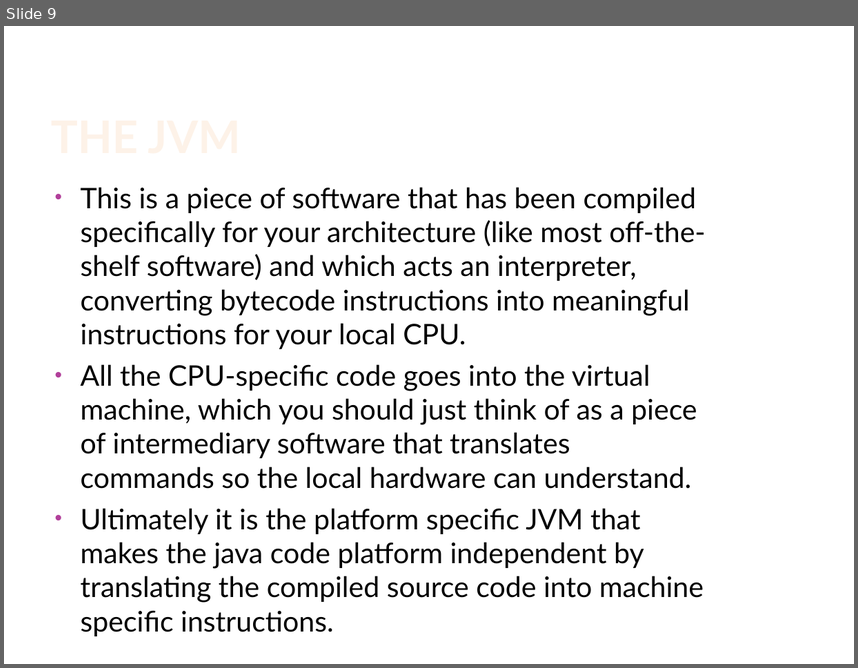
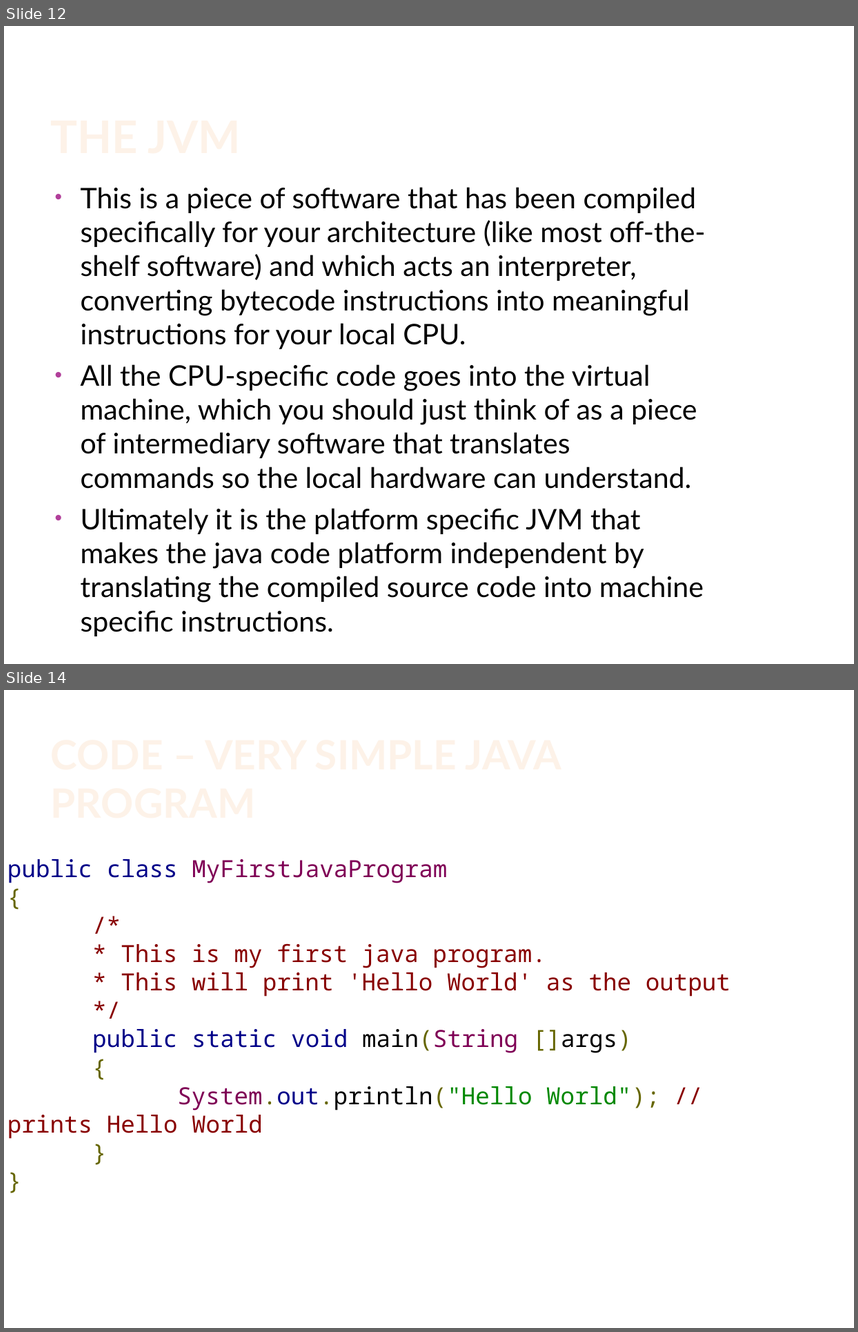
Before and after one commit to sanjeevir/all-my-resources, a slide deck: java/Object orientation.pptx. Shown one above the other, each under a label of ours: slide 9 before the commit, slides 12 and 14 after it; the slides between them are not shown. The pictures are 858x668 and 858x1332 pixels, drawn with LibreOffice and Linux fonts; fonts in the diff are those of the drawing; background and template pictures are left out. Boxes give left, top, right and bottom in pixels: in the first picture for what was removed or moved away, otherwise in the second. Text is boxed around its words. In the diff, an @@ line names an element or a change of style, - is before the commit and + after.

Commit message:
OOP concepts
Added few java examples and uml to OOP concepts

```diff
--- a/java/Object orientation.pptx
+++ b/java/Object orientation.pptx
@@ slide 14 added at (4, 690, 854, 1328), background #FFFFFF @@
@@ title added at (47, 720, 720, 826), 34.2 pt, text gradient #FEF7F1 to #FEF3E8 to #FBCF9C to #F9B94C, bold @@
+CODE – VERY SIMPLE JAVA PROGRAM
@@ text added at (7, 859, 731, 1138), 20 pt, text #880000 @@
+public class MyFirstJavaProgram
+{
+/*
+* This is my first java program.
+* This will print 'Hello World' as the output
+*/
+public static void main(String []args)
+{
+System.out.println("Hello World"); // prints Hello World
+}
+}
@@ what was slide 9 is now slide 12 @@
```
Also in this commit, not shown: 5 slides changed, 19 other slides added, 2 slides removed.
